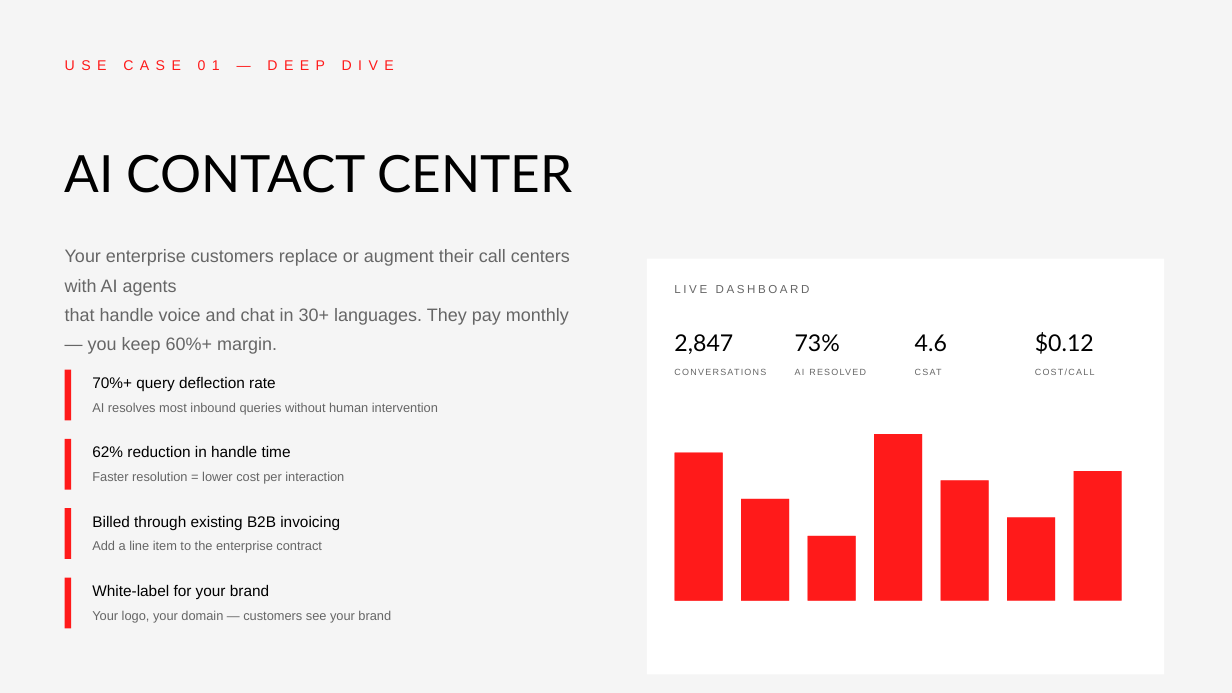
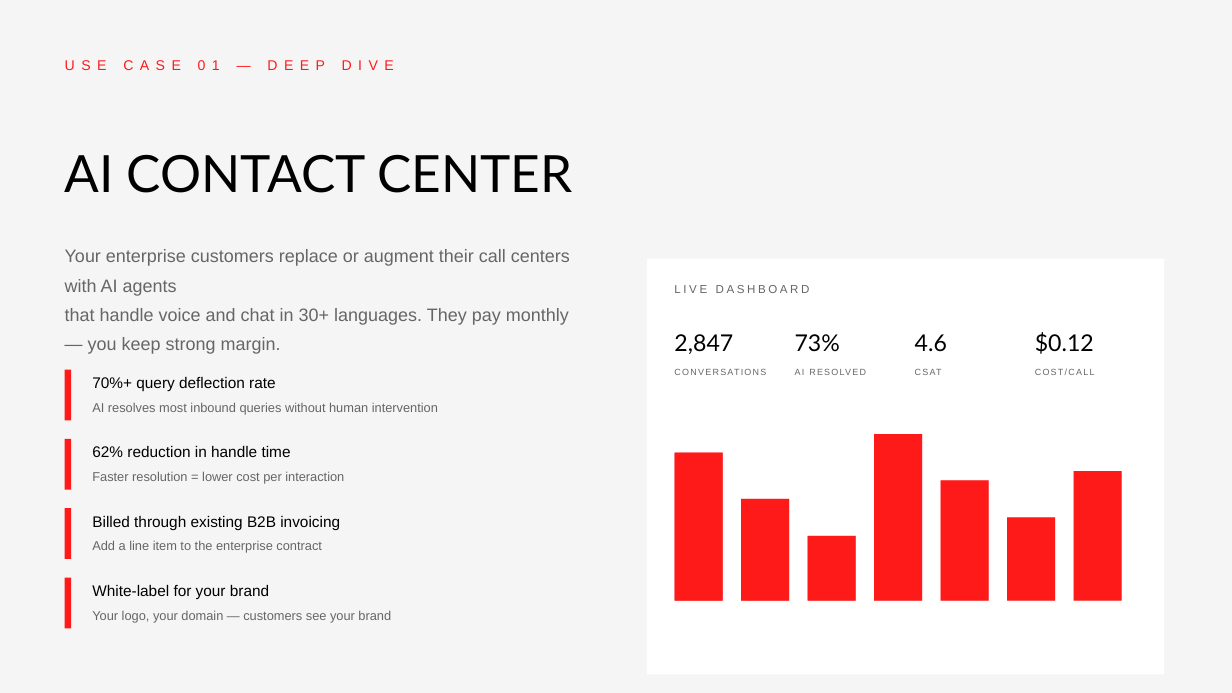
Before and after one commit to chernikovtech/telecom-ai-pitch, a slide deck: slide 14 of public/telecom-ai-strategy-deck.pptx. Drawn at 1232x693 pixels with LibreOffice and Linux fonts; fonts in the diff are those of the drawing. Boxes give left, top, right and bottom in pixels: in the first picture for what was removed or moved away, otherwise in the second. Text is boxed around its words. In the diff, an @@ line names an element or a change of style, - is before the commit and + after.

```diff
--- a/public/telecom-ai-strategy-deck.pptx
+++ b/public/telecom-ai-strategy-deck.pptx
@@ text at (65, 308, 569, 354): text changed @@
-that handle voice and chat in 30+ languages. They pay monthly — you keep 60%+ margin.
+that handle voice and chat in 30+ languages. They pay monthly — you keep strong margin.
```
Also in this commit, not shown: 6 other slides changed, 3 other files.
